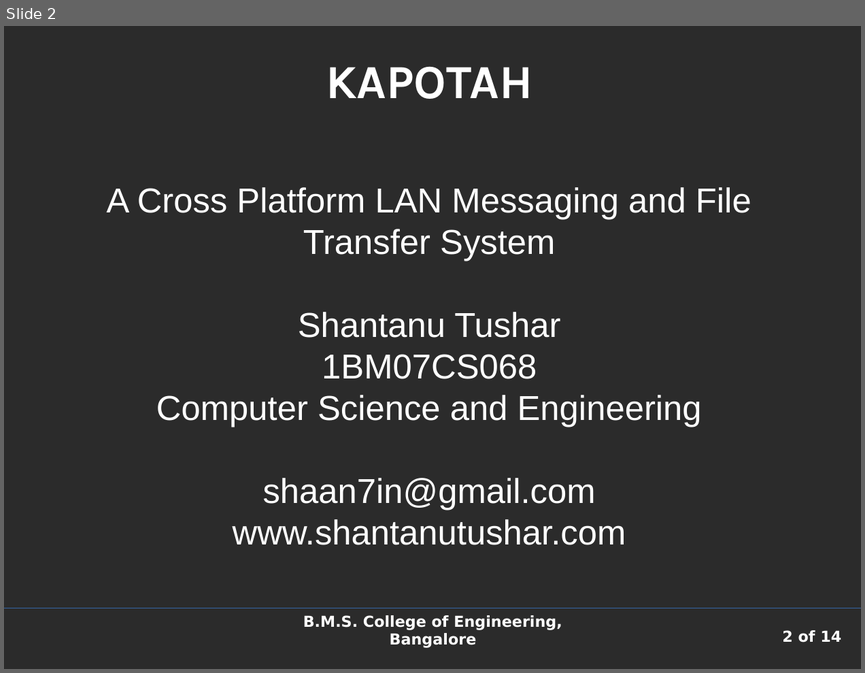
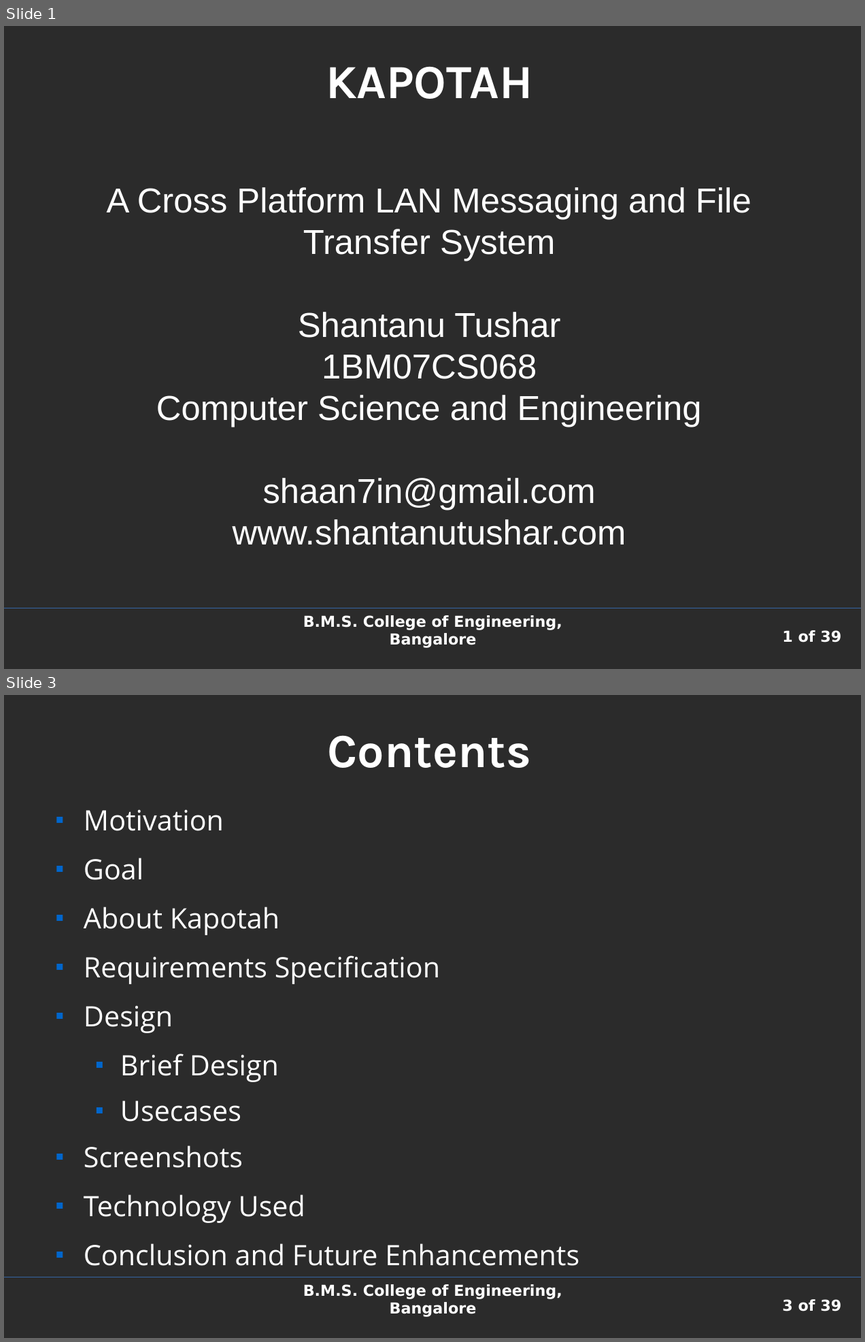
Before and after one commit to shaan7/Kapotah, a slide deck: docs/presentation.odp. Shown one above the other, each under a label of ours: slide 2 before the commit, slides 1 and 3 after it; the slides between them are not shown. The pictures are 865x673 and 865x1342 pixels, drawn with LibreOffice and Linux fonts; fonts in the diff are those of the drawing; background and template pictures are left out; a plain dark background stands for a picture behind light text. Boxes give left, top, right and bottom in pixels: in the first picture for what was removed or moved away, otherwise in the second. Text is boxed around its words. In the diff, an @@ line names an element or a change of style, - is before the commit and + after.

```diff
--- a/docs/presentation.odp
+++ b/docs/presentation.odp
@@ slide 3 added at box(4, 695, 861, 1338), background picture (left out); not listed: 3 template elements that a slide beside it also shows @@
@@ title added at box(327, 736, 531, 768), 44 pt, text #FFFFFF, bold @@
+Contents
@@ text added at box(84, 809, 579, 1266), 26 pt, text #FFFFFF @@
+■ Motivation
+■ Goal
+■ About Kapotah
+■ Requirements Specification
+■ Design
+  ■ Brief Design
+  ■ Usecases
+■ Screenshots
+■ Technology Used
+■ Conclusion and Future Enhancements
@@ what was slide 2 is now slide 1 @@
@@ page number at box(782, 630, 841, 642): text changed @@
-2 of 14
+1 of 39
```
Also in this commit, not shown: 7 slides changed, 30 other slides added, 6 slides removed.
